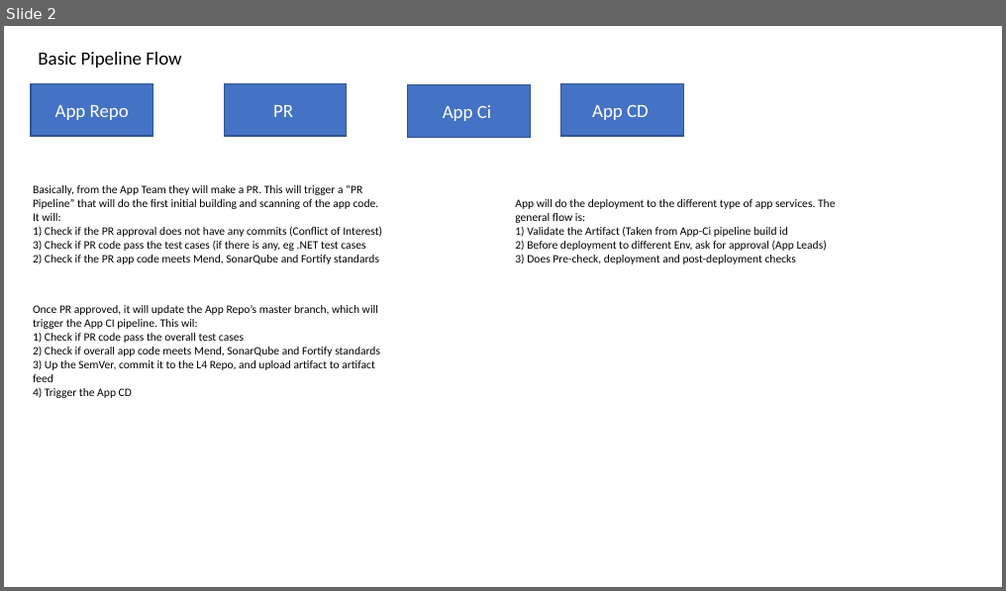
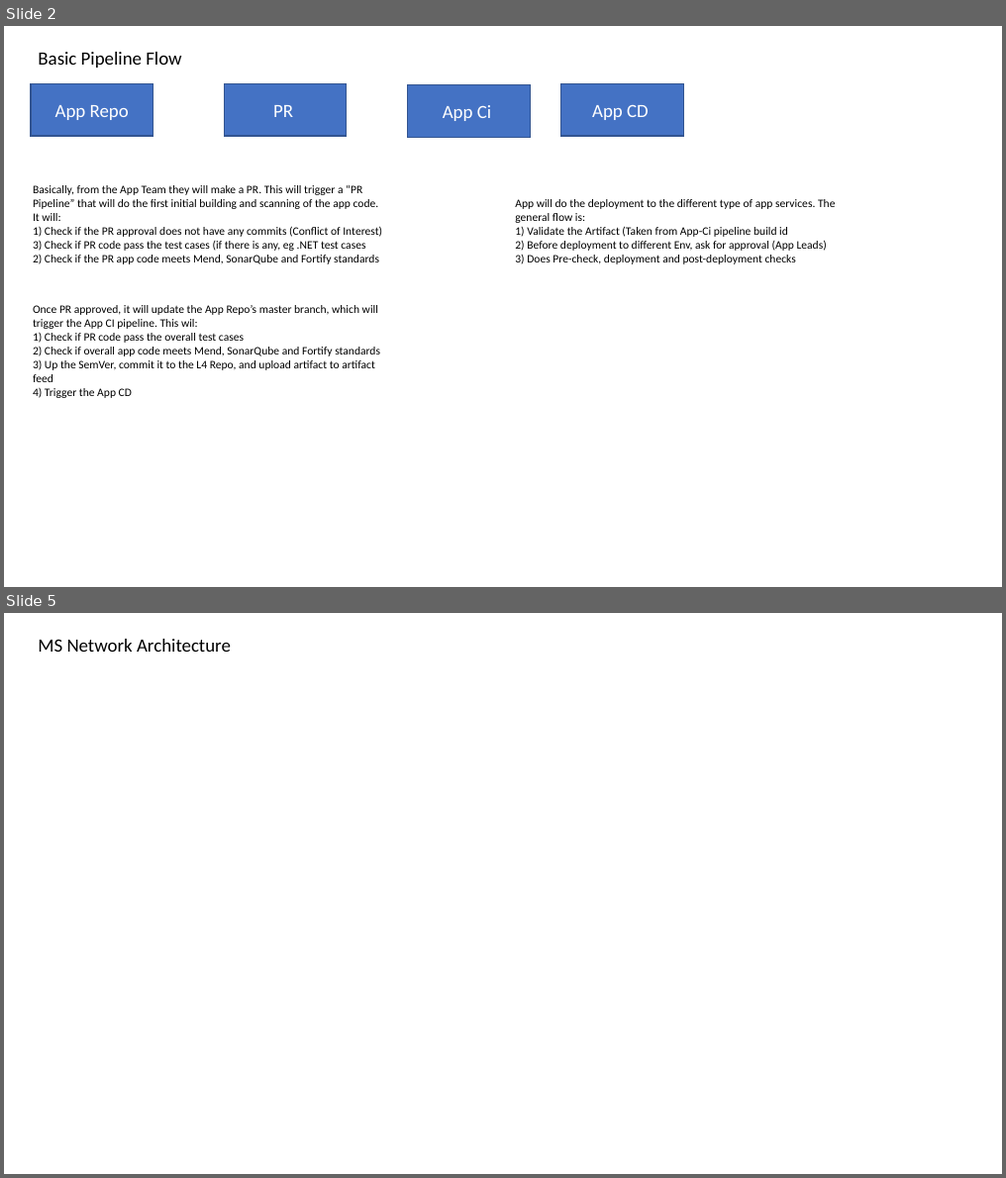
Before and after one commit to Scip316/scip-v1.github.io, a slide deck: intern/Sem2-diagram.pptx. Shown one above the other, each under a label of ours: slide 2 before the commit, slides 2 and 5 after it; the slides between them are not shown. The pictures are 1006x591 and 1006x1178 pixels, drawn with LibreOffice and Linux fonts; fonts in the diff are those of the drawing. Boxes give left, top, right and bottom in pixels: in the first picture for what was removed or moved away, otherwise in the second. Text is boxed around its words. In the diff, an @@ line names an element or a change of style, - is before the commit and + after.

```diff
--- a/intern/Sem2-diagram.pptx
+++ b/intern/Sem2-diagram.pptx
@@ slide 5 added at bbox=[4, 613, 1002, 1174], background #FFFFFF @@
@@ text added at bbox=[38, 639, 231, 652], 18 pt, text #000000 @@
+MS Network Architecture
```
Also in this commit, not shown: 6 slides changed, 8 other slides added.
